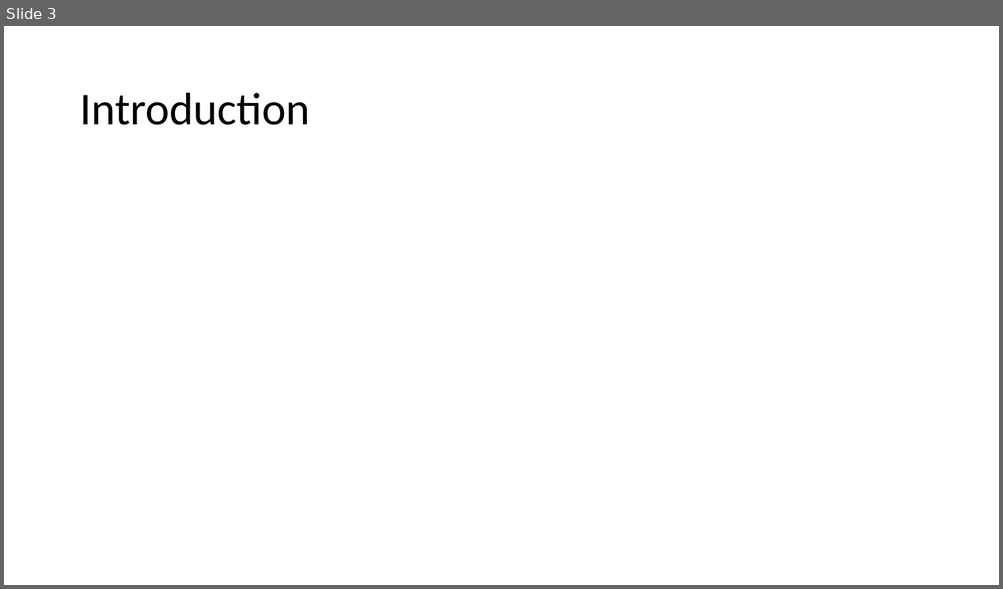
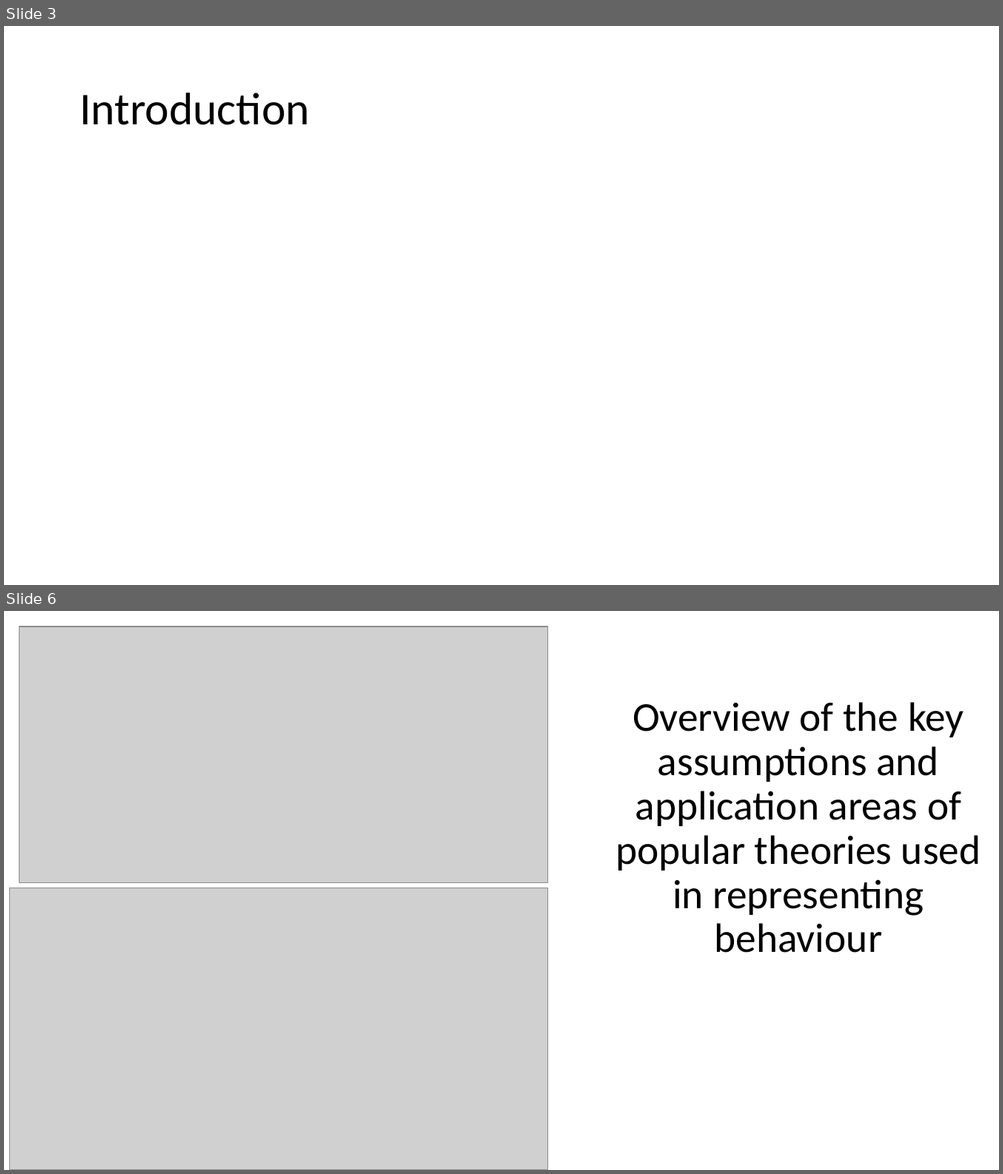
Before and after one commit to abmgis/abmgis, a slide deck: Chapter07-ModellingHumanBehaviour/Chapter7.pptx. Shown one above the other, each under a label of ours: slide 3 before the commit, slides 3 and 6 after it; the slides between them are not shown. The pictures are 1003x589 and 1003x1174 pixels, drawn with LibreOffice and Linux fonts; fonts in the diff are those of the drawing; grey boxes stand for pictures. Boxes give left, top, right and bottom in pixels: in the first picture for what was removed or moved away, otherwise in the second. Text is boxed around its words. In the diff, an @@ line names an element or a change of style, - is before the commit and + after.

```diff
--- a/Chapter07-ModellingHumanBehaviour/Chapter7.pptx
+++ b/Chapter07-ModellingHumanBehaviour/Chapter7.pptx
@@ slide 6 added at (x1=4, y1=611, x2=999, y2=1170), background #FFFFFF @@
@@ picture added at (x1=19, y1=627, x2=547, y2=883) @@
@@ title added at (x1=615, y1=702, x2=980, y2=953), 39.6 pt, text #000000 @@
+Overview of the key assumptions and application areas of popular theories used in representing behaviour
@@ picture added at (x1=9, y1=889, x2=547, y2=1170) @@
```
Also in this commit, not shown: 7 other slides added, 1 other file.
